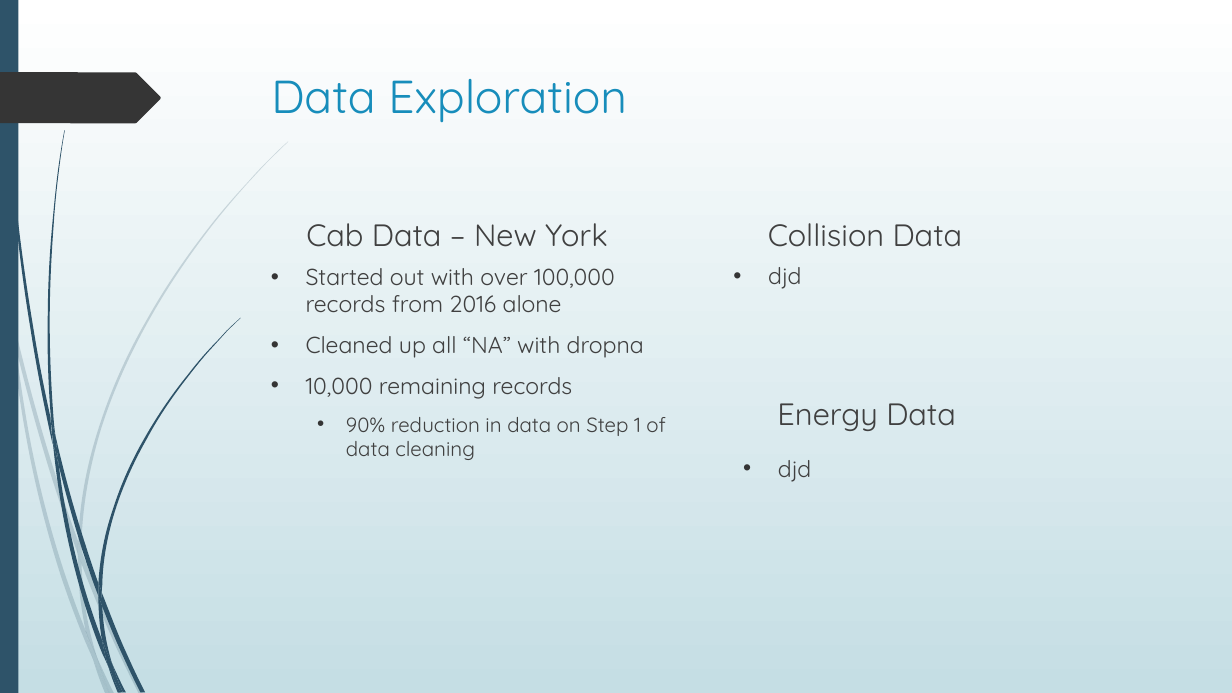
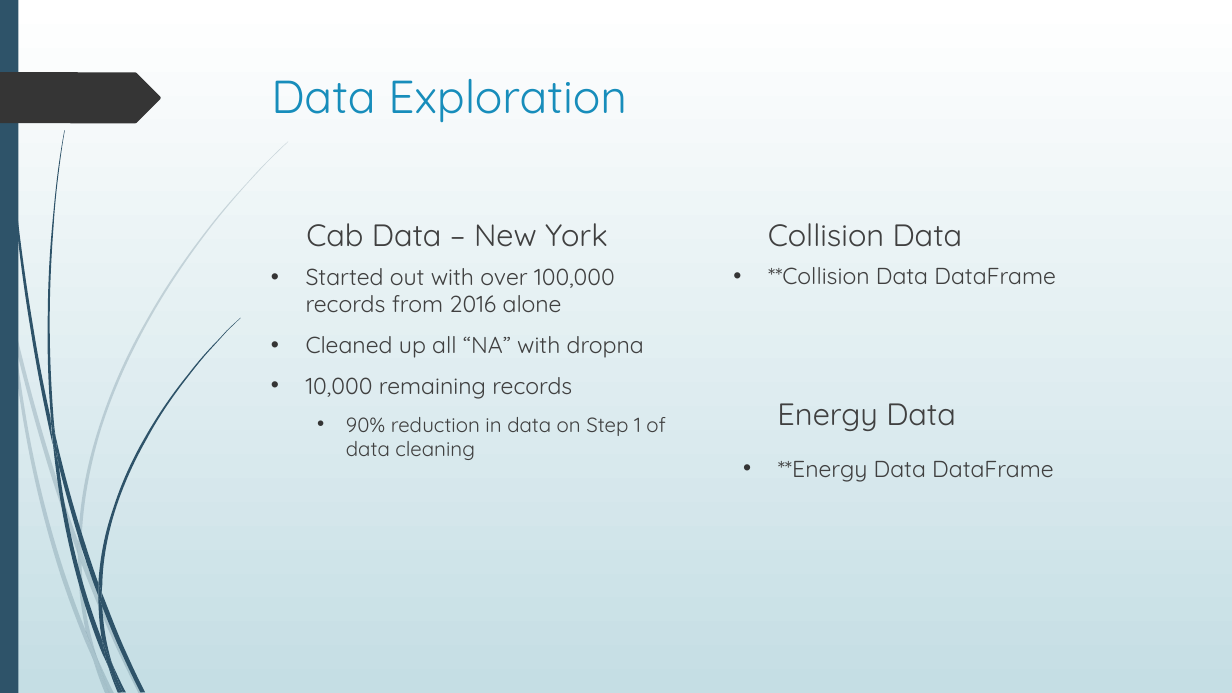
Before and after one commit to AmitChoudhary1392/Project-1_Team6, a slide deck: slide 8 of Project 1 - Group 6 Presentation.pptx. Drawn at 1232x693 pixels with LibreOffice and Linux fonts; fonts in the diff are those of the drawing. Boxes give left, top, right and bottom in pixels: in the first picture for what was removed or moved away, otherwise in the second. Text is boxed around its words. In the diff, an @@ line names an element or a change of style, - is before the commit and + after.

```diff
--- a/Project 1 - Group 6 Presentation.pptx
+++ b/Project 1 - Group 6 Presentation.pptx
@@ text at (768,267,1056,284): text changed @@
-• djd
+• **Collision Data DataFrame
@@ text at (778,461,1054,482): text changed @@
-• djd
+• **Energy Data DataFrame
```
Also in this commit, not shown: 2 other slides changed, 12 slides added.
